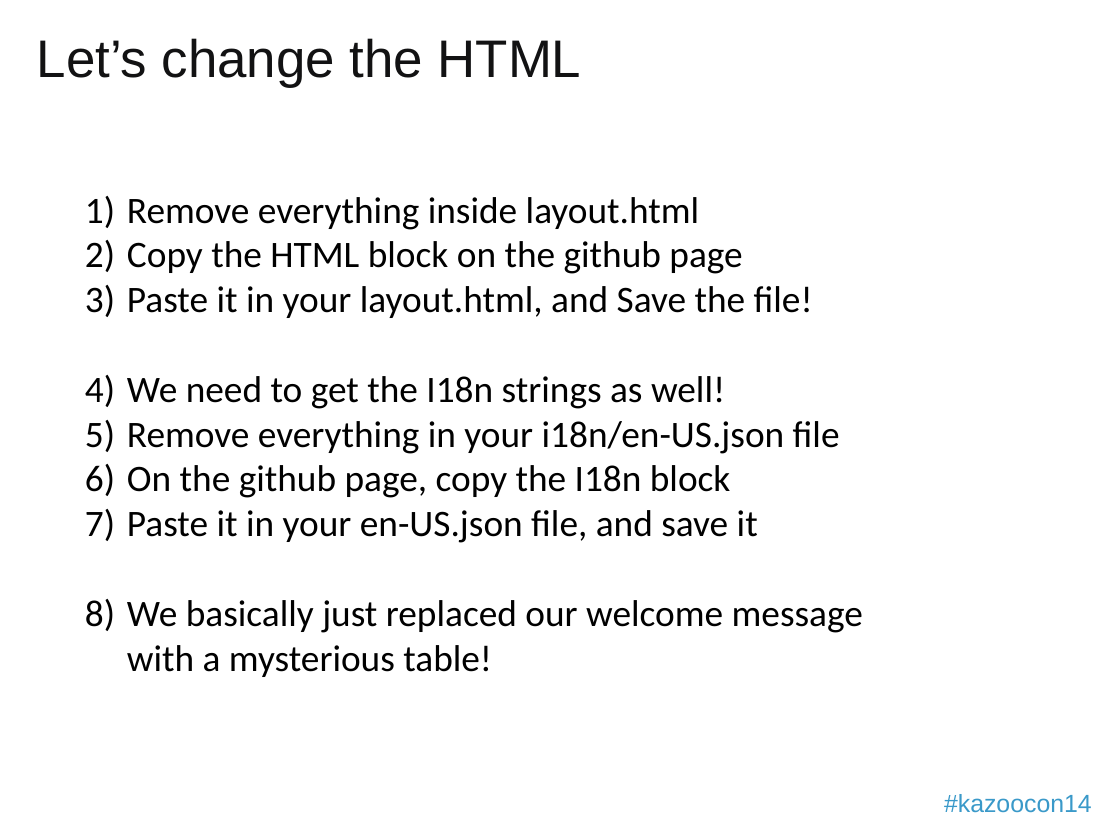
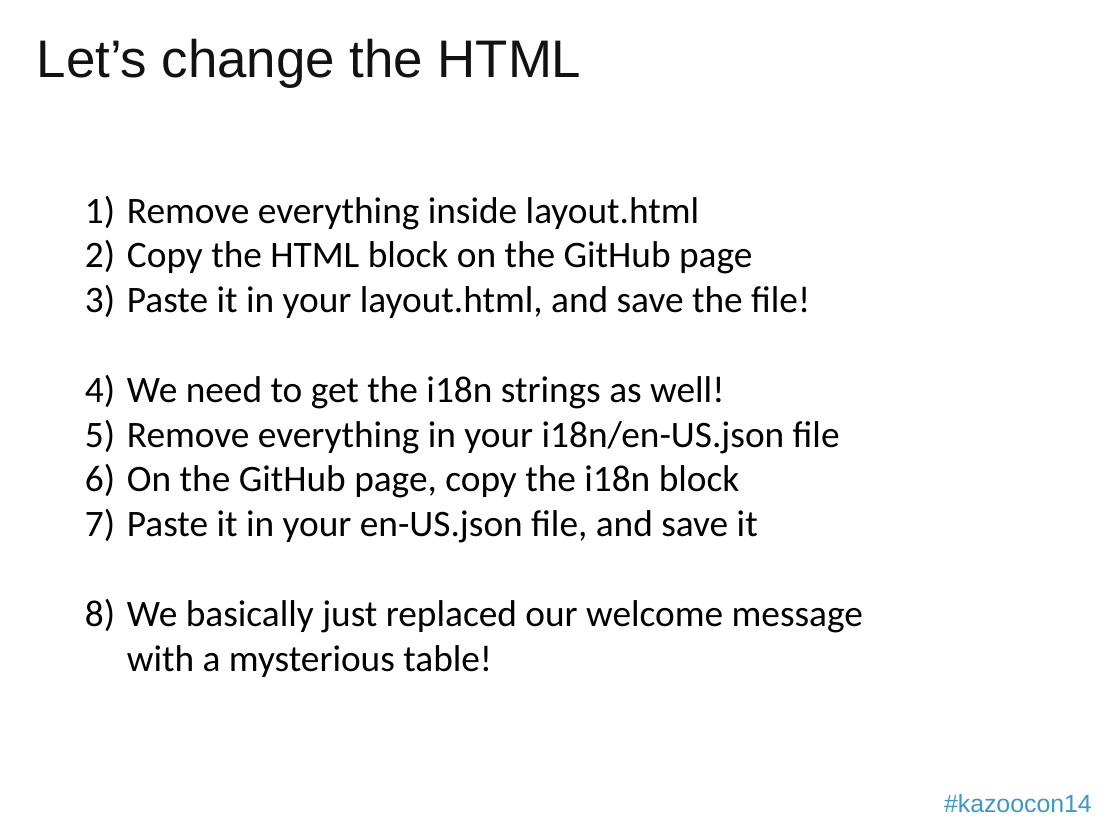
Before and after one commit to 2600hz/monster-ui, a slide deck: slide 12 of apps/demo_done/presentation.pptx. Drawn at 1120x840 pixels with LibreOffice and Linux fonts; fonts in the diff are those of the drawing; background and template pictures are left out. Boxes give left, top, right and bottom in pixels: in the first picture for what was removed or moved away, otherwise in the second. Text is boxed around its words. In the diff, an @@ line names an element or a change of style, - is before the commit and + after.

```diff
--- a/apps/demo_done/presentation.pptx
+++ b/apps/demo_done/presentation.pptx
@@ text at [127, 241, 810, 409]: text changed @@
-2) Copy the HTML block on the github page
-3) Paste it in your layout.html, and Save the file!
-4) We need to get the I18n strings as well!
+2) Copy the HTML block on the GitHub page
+3) Paste it in your layout.html, and save the file!
+4) We need to get the i18n strings as well!
@@ text at [127, 465, 740, 498]: text changed @@
-6) On the github page, copy the I18n block
+6) On the GitHub page, copy the i18n block
```
Also in this commit, not shown: 4 other slides changed.
